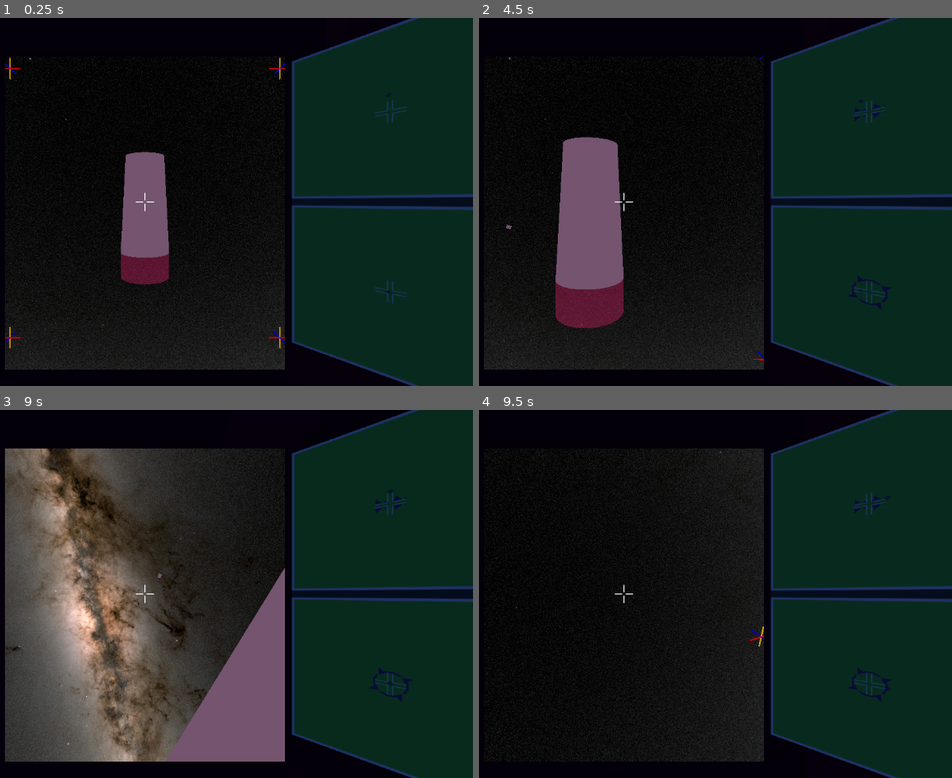
Above: before the commit, frames 1-4 (two rows, left to right).
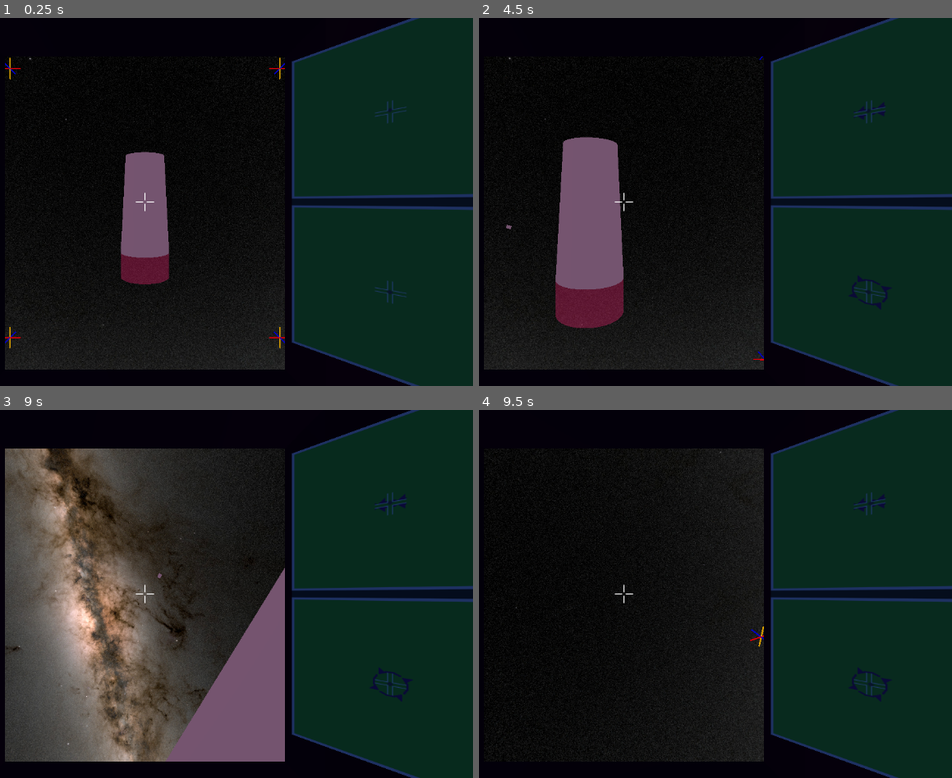
Above: after the commit, the same moments.

Repository: Wake1st/SpaceFlyer
Game: Godot game, scene res://level/space.tscn
Same seed, same stepped clock (60 frames per second), same inputs: the game is played once before the commit and once after it.
Inputs:
- Up to frame 1 (0.25 s): no input
- Up to frame 2 (4.5 s): tap Enter at 0.5 s; hold W (forward) 0.53-1.28 s; hold A (yaw) 0.53-1.28 s; hold S (backward) 1.28-2.03 s; tap Keypad 8 (a-pitch) at 1.35 s; tap A (yaw) at 1.55, 2.3, 3.05 s; tap R (reset_level) at 2 s; hold Keypad 6 (a-roll) 2.03-2.78 s; hold W (forward) 2.03-3.53 s; tap D (a_yaw) at 2.85 s; hold A (yaw) 3.53-4.28 s; hold Keypad 4 (left) from 3.53 s (still down); tap F (action) at 3.6 s; tap Shift (control_mode_swap) at 4.35 s
- Up to frame 3 (9 s): tap A (yaw) at 4.55, 6.05, 7.55, 8.3, 8.85 s; release Keypad 4 (left) at 5.03 s; hold S (backward) 5.03-5.78 s; hold A (yaw) 5.03-5.78 s; tap Space (grab) at 5.1 s; hold W (forward) 5.78-8.03 s; tap Q (look_left) at 5.85 s; hold A (yaw) 6.53-7.28 s; tap E (look_right) at 6.6 s; tap X (stop_rotation) at 7.35 s; hold S (backward) 8.03-8.78 s; hold Z (stop_translation) 8.03-8.78 s; hold Keypad 4 (left) from 8.78 s (still down)
- Up to frame 4 (9.5 s): keep holding Keypad 4 (left)

The runs differ from the first frame. In frame 2, less than 0.1% of the frame differs, in the area x 79-86%, y 22-28%; in frame 3, less than 0.1%; in frame 4, less than 0.1%.

Commit message:
better feedback

Diff:
--- a/hardware/radar_panel/radar_panel.gd
+++ b/hardware/radar_panel/radar_panel.gd
@@ -2,7 +2,7 @@
 
 
 @export var controlsCapture:Node
-@export var scanningDistance = 1000
+@export var scanningDistance = 10000
 @export var innerBorder = 6
 
 var ping:Sprite2D
@@ -123,28 +123,28 @@
 
 func draw_rotations(rot:Vector3):
 	if rot.x > 0:
-		draw_motion(XYWindow,pitchPos)
-		draw_motion(XZWindow,pitchPos)
+		draw_motion(XZWindow,pitchNeg)
+		draw_motion(XYWindow,pitchNeg)
 		draw_motion(ZYWindow,rollPos)
 	if rot.x < 0:
-		draw_motion(XYWindow,pitchNeg)
-		draw_motion(XZWindow,pitchNeg)
+		draw_motion(XZWindow,pitchPos)
+		draw_motion(XYWindow,pitchPos)
 		draw_motion(ZYWindow,rollNeg)
 	if rot.y > 0:
+		draw_motion(XZWindow,rollPos)
 		draw_motion(XYWindow,yawPos)
-		draw_motion(XZWindow,rollPos)
 		draw_motion(ZYWindow,yawPos)
 	if rot.y < 0:
+		draw_motion(XZWindow,rollNeg)
 		draw_motion(XYWindow,yawNeg)
-		draw_motion(XZWindow,rollNeg)
 		draw_motion(ZYWindow,yawNeg)
 	if rot.z > 0:
+		draw_motion(XZWindow,yawPos)
 		draw_motion(XYWindow,rollPos)
-		draw_motion(XZWindow,yawNeg)
 		draw_motion(ZYWindow,pitchNeg)
 	if rot.z < 0:
+		draw_motion(XZWindow,yawNeg)
 		draw_motion(XYWindow,rollNeg)
-		draw_motion(XZWindow,yawPos)
 		draw_motion(ZYWindow,pitchPos)
 
 
